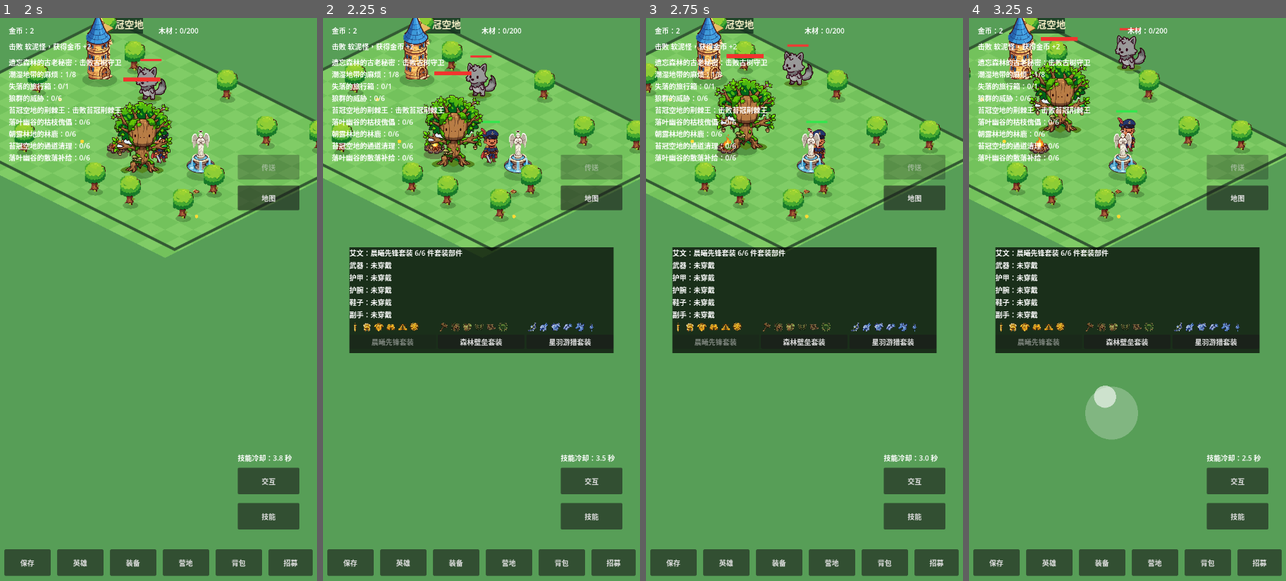
Above: before the commit, frames 1-4 (left to right).
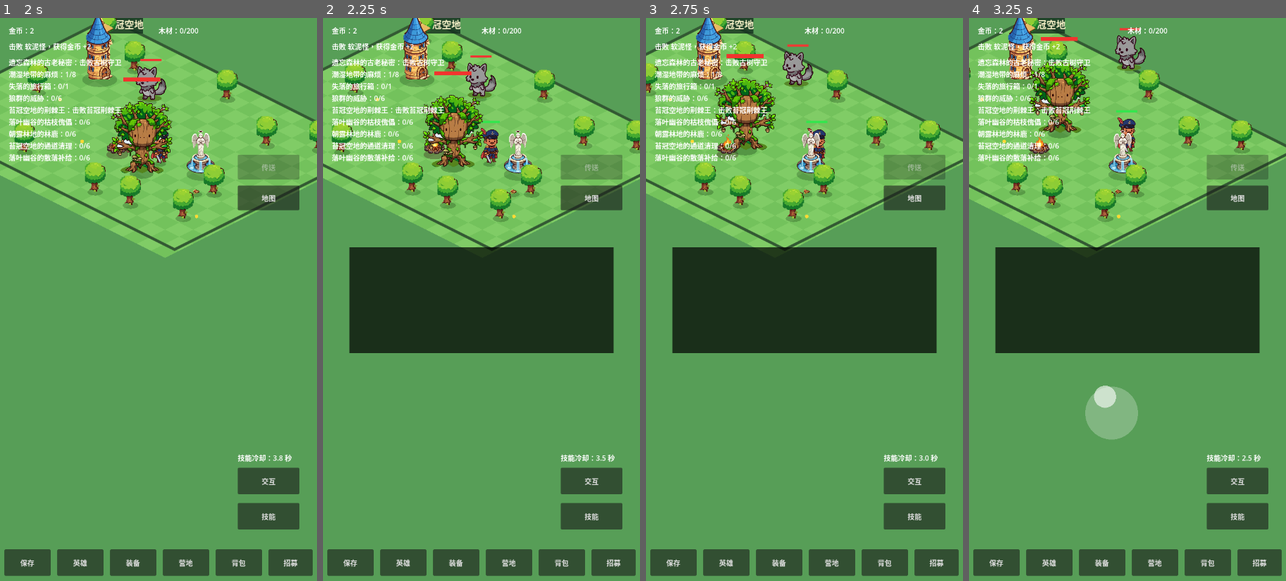
Above: after the commit, the same moments.

Repository: oneyi53/game
Game: Godot game, scene res://scenes/main.tscn
Same seed, same stepped clock (60 frames per second), same inputs: the game is played once before the commit and once after it.
Inputs (mouse positions are in pixels of both pictures, inside the frame that each line leads up to):
- Up to frame 1 (2 s): tap Enter at 0.5 s; move the mouse to (228, 271) at 0.52 s; hold Right (ui_right) 0.53-1.25 s; tap E at 0.6 s; click (228, 271) at 0.67 s; tap Space at 0.77 s; drag from (95, 327) to (142, 412) at 1.27 s
- Up to frame 2 (2.25 s): move the mouse to (513, 175) at 2.02 s; hold Right (ui_right) from 2.03 s (still down); tap Q at 2.1 s
- Up to frame 3 (2.75 s): keep holding Right (ui_right)
- Up to frame 4 (3.25 s): release Right (ui_right) at 2.75 s; drag from (1111, 412) to (1032, 215) at 2.77 s

Frame 1 is identical in both runs. In frame 2, 1.5% of the frame differs, in the area x 8-86%, y 41-59%; in frame 3, 1.5%; in frame 4, 1.5%.

Commit message:
feat: show reserve heroes in equipment panel

Diff:
--- a/scripts/ui/equip_panel.gd
+++ b/scripts/ui/equip_panel.gd
@@ -34,6 +34,7 @@
 }
 
 var heroes: Array = []
+var hero_entries: Array = []
 var manager: EquipmentManager = null
 var item_definitions: Dictionary = {}
 var lines: Array = []
@@ -44,6 +45,23 @@
 func set_data(p_heroes: Array, p_manager: EquipmentManager) -> void:
     heroes = p_heroes
     manager = p_manager
+    dynamic_mode = true
+    if panel_label != null:
+        panel_label.visible = false
+    _ensure_dynamic()
+    rebuild()
+
+func set_roster(p_hero_ids: Array, p_hero_definitions: Array, p_manager: EquipmentManager) -> void:
+    hero_entries.clear()
+    manager = p_manager
+    for hero_id_value in p_hero_ids:
+        var hero_id: String = str(hero_id_value)
+        var hero_name: String = hero_id
+        for definition in p_hero_definitions:
+            if str(definition.get("id", "")) == hero_id:
+                hero_name = str(definition.get("name", hero_id))
+                break
+        hero_entries.append({"id": hero_id, "name": hero_name})
     dynamic_mode = true
     if panel_label != null:
         panel_label.visible = false
@@ -91,15 +109,16 @@
     for child in list_box.get_children():
         list_box.remove_child(child)
         child.queue_free()
-    for hero in heroes:
-        if hero == null:
+    for hero_entry in hero_entries:
+        var hero_id: String = str(hero_entry.get("id", ""))
+        var hero_name: String = str(hero_entry.get("name", hero_id))
+        if hero_id == "":
             continue
-        var hero_id: String = str(hero.hero_id)
         var current: String = manager.equipped_set_id_for_hero(hero_id)
         var counts: Dictionary = manager.set_counts_for_hero(hero_id)
         var current_count: int = int(counts.get(current, 0))
         var row_label := Label.new()
-        row_label.text = str(hero.hero_name) + ("：未穿戴套装" if current == "" else "：" + manager.set_name(current) + " " + str(current_count) + "/6 件套装部件")
+        row_label.text = hero_name + ("（预备）" if not _is_runtime_hero(hero_id) else "") + ("：未穿戴套装" if current == "" else "：" + manager.set_name(current) + " " + str(current_count) + "/6 件套装部件")
         list_box.add_child(row_label)
 
         var worn: Dictionary = manager.loose_equipped_for_hero(hero_id)
@@ -146,6 +165,13 @@
             button.pressed.connect(_on_set_button_pressed.bind(hero_id, set_id))
             card.add_child(button)
 
+
+func _is_runtime_hero(hero_id: String) -> bool:
+    for hero in heroes:
+        if hero != null and str(hero.hero_id) == hero_id:
+            return true
+    return false
+
 func _on_unequip_button_pressed(hero_id: String, slot: String) -> void:
     unequip_requested.emit(hero_id, slot)
 
